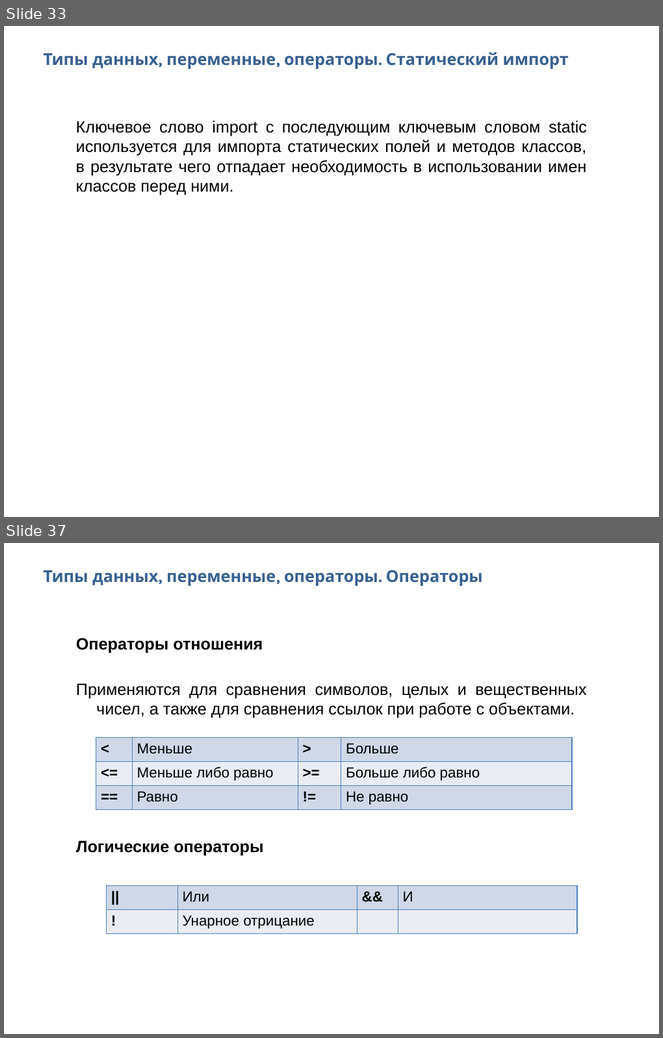
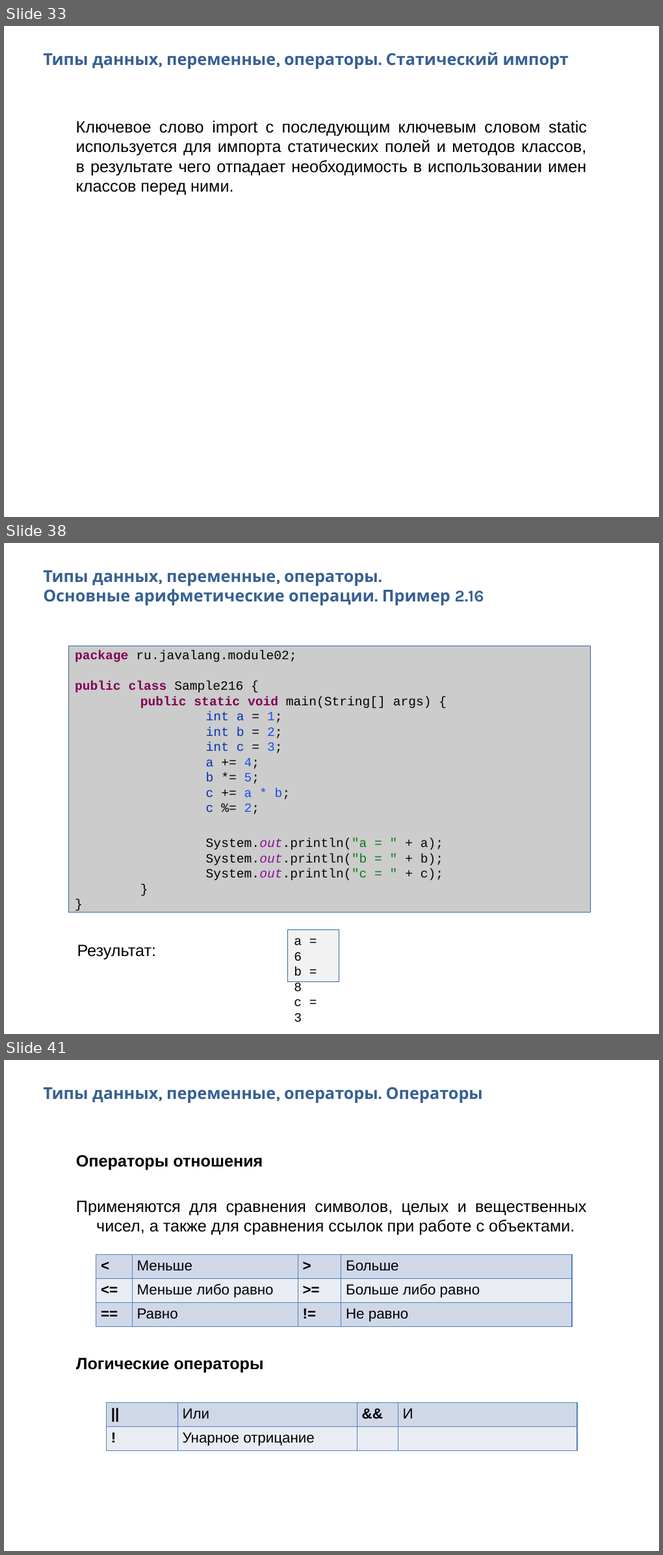
Before and after one commit to Vyacheslav2023/javase0111, a slide deck: presentation/JavaSE12ТипыОператоры.pptx. Shown one above the other, each under a label of ours: slides 33 and 37 before the commit, slides 33, 38 and 41 after it; the slides between them are not shown. The pictures are 663x1038 and 663x1555 pixels, drawn with LibreOffice and Linux fonts; fonts in the diff are those of the drawing. Boxes give left, top, right and bottom in pixels: in the first picture for what was removed or moved away, otherwise in the second. Text is boxed around its words. In the diff, an @@ line names an element or a change of style, - is before the commit and + after.

Commit message:
Module02 done!

```diff
--- a/presentation/JavaSE12ТипыОператоры.pptx
+++ b/presentation/JavaSE12ТипыОператоры.pptx
@@ slide 38 added at (x1=4, y1=543, x2=659, y2=1034), background #FFFFFF @@
@@ text added at (x1=43, y1=570, x2=484, y2=605), 18 pt, text #376092, bold @@
+Типы данных, переменные, операторы.
+Основные арифметические операции. Пример 2.16
@@ rectangle added at (x1=68, y1=646, x2=590, y2=912), fill #CCCCCC, outline #3465A4 0.75 pt, 14 pt, text #000000 @@
+package ru.javalang.module02;
+public class Sample216 {
+public static void main(String[] args) {
+int a = 1;
+int b = 2;
+int c = 3;
+a += 4;
+b *= 5;
+c += a * b;
+c %= 2;
+System.out.println("a = " + a);
+System.out.println("b = " + b);
+System.out.println("c = " + c);
+}
+}
@@ rectangle added at (x1=287, y1=930, x2=339, y2=982), fill #F2F2F2, outline #3465A4 0 pt, 14 pt, text #000000 @@
+a = 6
+b = 8
+c = 3
@@ text added at (x1=77, y1=945, x2=157, y2=960), 18 pt, text #000000 @@
+Результат:
@@ what was slide 37 is now slide 41 @@
```
Also in this commit, not shown: 15 slides changed, 3 other slides added, 6 other files.
